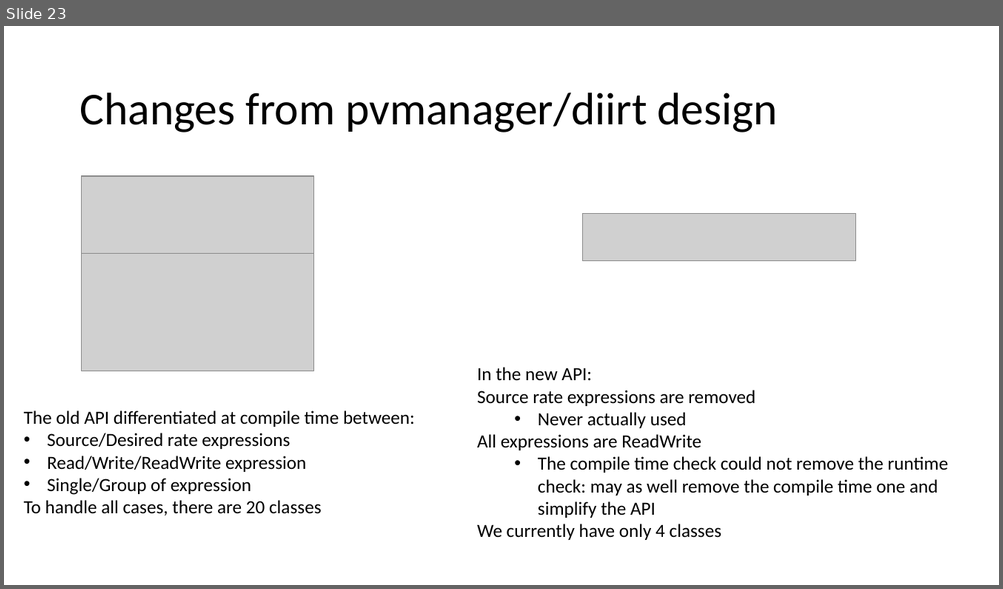
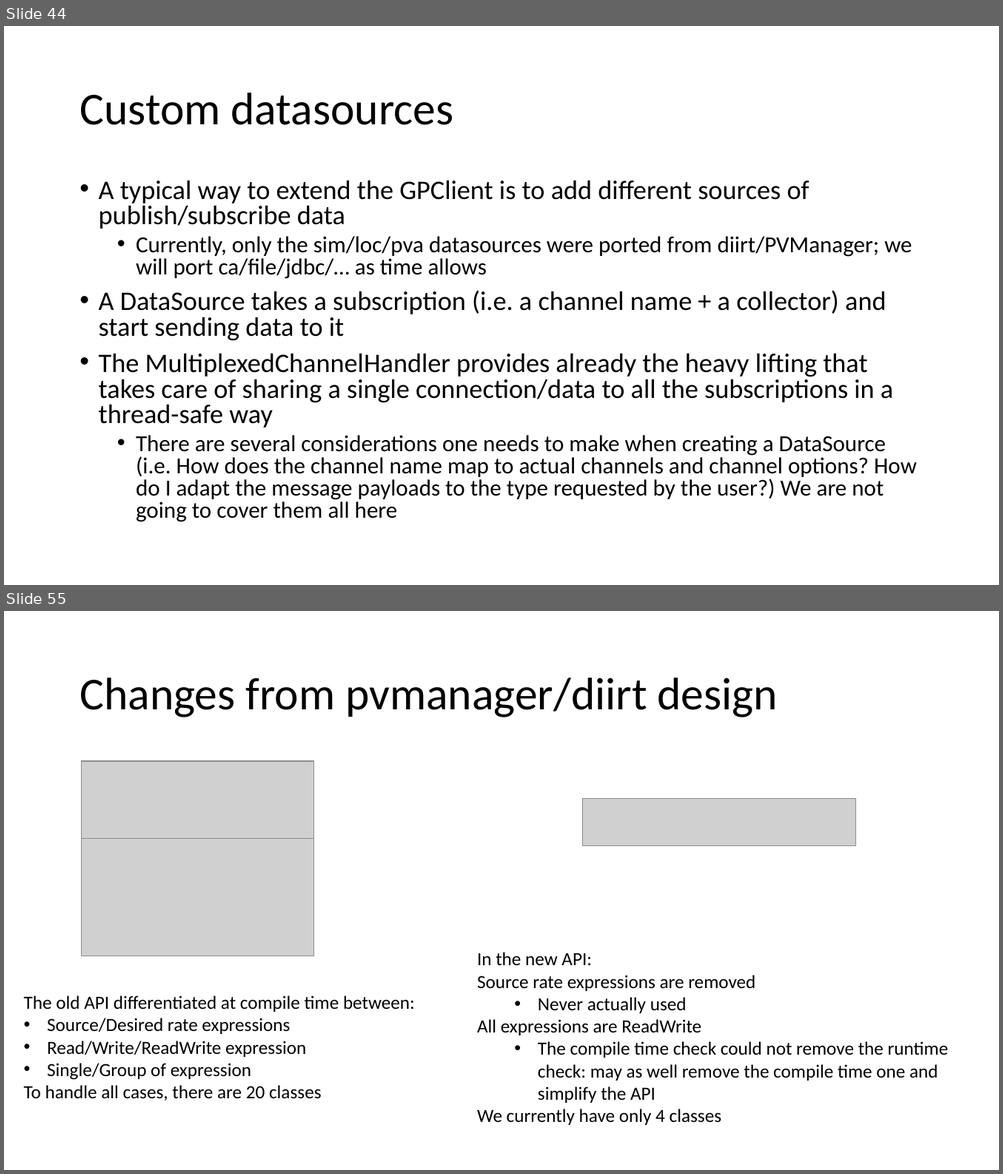
Before and after one commit to shroffk/epics-java-resources, a slide deck: EPICS-GPClient.pptx. Shown one above the other, each under a label of ours: slide 23 before the commit, slides 44 and 55 after it; the slides between them are not shown. The pictures are 1003x589 and 1003x1174 pixels, drawn with LibreOffice and Linux fonts; fonts in the diff are those of the drawing; grey boxes stand for pictures. Boxes give left, top, right and bottom in pixels: in the first picture for what was removed or moved away, otherwise in the second. Text is boxed around its words. In the diff, an @@ line names an element or a change of style, - is before the commit and + after.

Commit message:
Updated GPClient talk

```diff
--- a/EPICS-GPClient.pptx
+++ b/EPICS-GPClient.pptx
@@ slide 44 added at <box>4,26,999,585</box>, background #FFFFFF @@
@@ title added at <box>79,93,454,125</box>, 44 pt, text #000000 @@
+Custom datasources
@@ text added at <box>99,180,916,523</box>, 22.2 pt, text #000000 @@
+• A typical way to extend the GPClient is to add different sources of publish/subscribe data
+  • Currently, only the sim/loc/pva datasources were ported from diirt/PVManager; we will port ca/file/jdbc/… as time allows
+• A DataSource takes a subscription (i.e. a channel name + a collector) and start sending data to it
+• The MultiplexedChannelHandler provides already the heavy lifting that takes care of sharing a single connection/data to all the subscriptions in a thread-safe way
+  • There are several considerations one needs to make when creating a DataSource (i.e. How does the channel name map to actual channels and channel options? How do I adapt the message payloads to the type requested by the user?) We are not going to cover them all here
@@ what was slide 23 is now slide 55 @@
```
Also in this commit, not shown: 2 slides changed, 31 other slides added.
